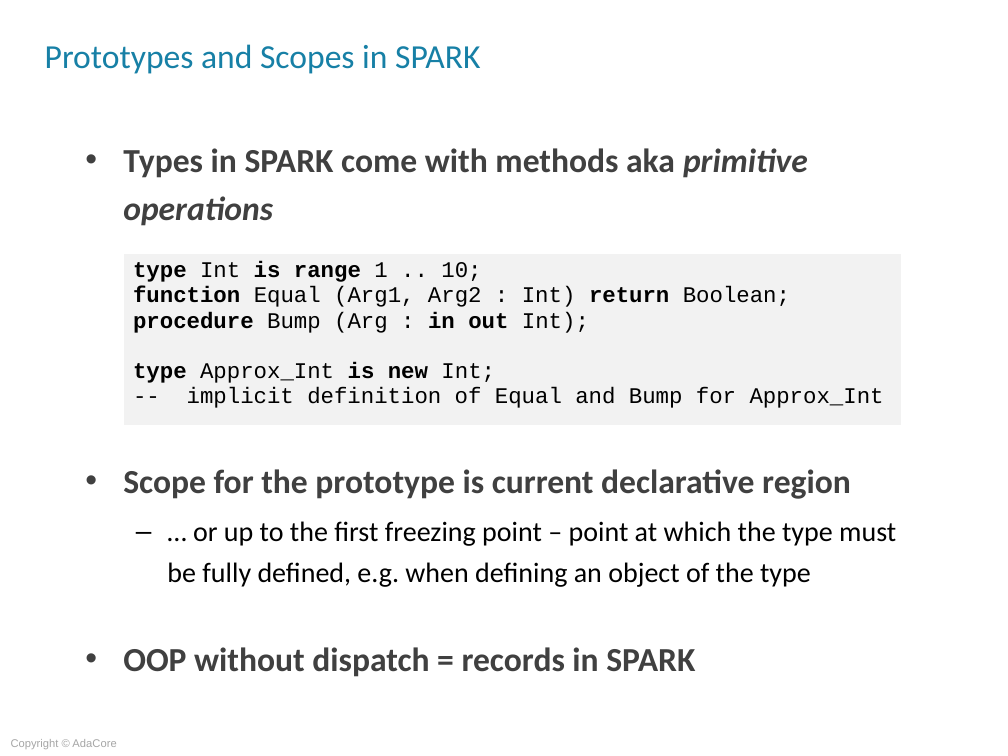
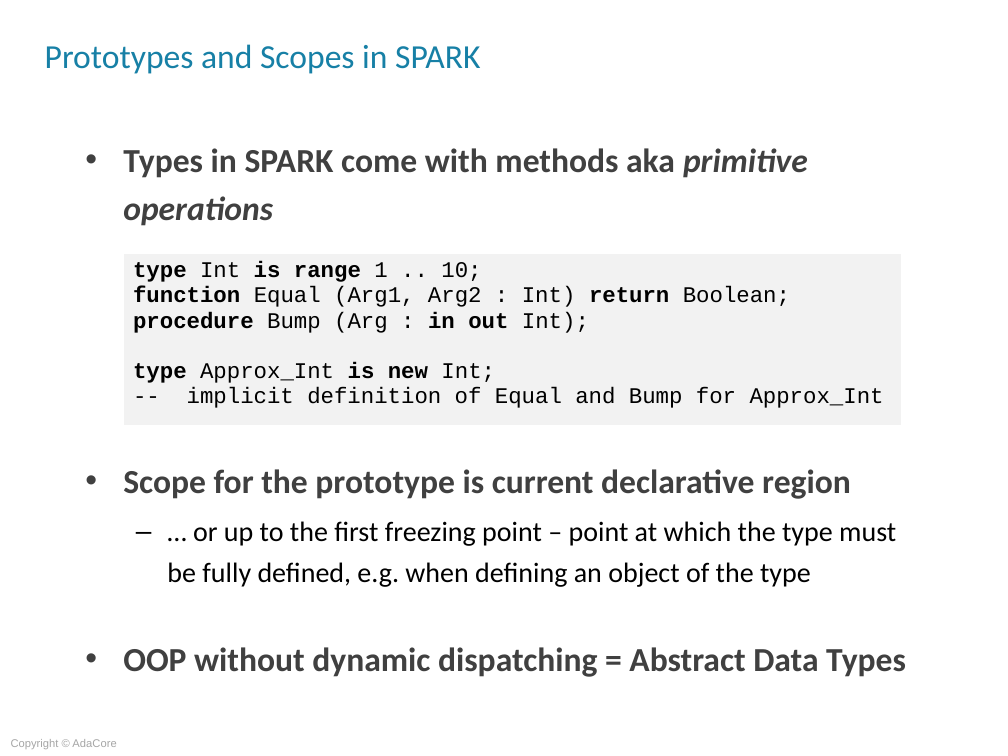
Before and after one commit to AdaCoreU/Courses, a slide deck: slide 3 of lectures/07_Advanced_SPARK/03_Object_Oriented_Programming/Slides/03_Object_Oriented_Programming.ppt. Drawn at 1008x756 pixels with LibreOffice and Linux fonts; fonts in the diff are those of the drawing; background and template pictures are left out. Boxes give left, top, right and bottom in pixels: in the first picture for what was removed or moved away, otherwise in the second. Text is boxed around its words. In the diff, an @@ line names an element or a change of style, - is before the commit and + after.

```diff
--- a/lectures/07_Advanced_SPARK/03_Object_Oriented_Programming/Slides/03_Object_Oriented_Programming.ppt
+++ b/lectures/07_Advanced_SPARK/03_Object_Oriented_Programming/Slides/03_Object_Oriented_Programming.ppt
@@ text at (123, 647, 906, 677): text changed @@
-• OOP without dispatch = records in SPARK
+• OOP without dynamic dispatching = Abstract Data Types
```
Also in this commit, not shown: 7 other slides changed.
